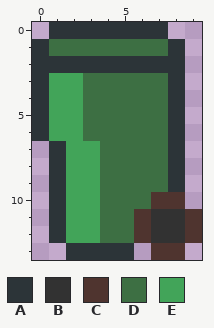
Pixel-art file -- assets/raster/trash-bin-green-10x14.aseprite. Above is the file before it was changed.
10x14 pixels, 1 frame.
Palette (. is transparent): A #2c3438  B #323232  C #4f342f  D #3d6f43  E #42a459
Pixels before, first column x 0:
 0 .AAAAAAA..
 1 ADDDDDDDA.
 2 AAAAAAAAA.
 3 AEEDDDDDA.
 4 AEEDDDDDA.
 5 AEEDDDDDA.
 6 AEEDDDDDA.
 7 .AEEDDDDA.
 8 .AEEDDDDA.
 9 .AEEDDDDA.
10 .AEEDDDCC.
11 .AEEDDCBBC
12 .AEEDDCBBC
13 ..AAAA.CC.
Once edited:
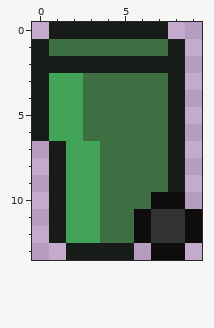
Difference:
colour A: #2c3438 -> #181c19
colour C: #4f342f -> #0e0c0c
Where, in picture pixels (left, top, right, bottom), the same in both pictures:
changed: (32, 22, 202, 260)
